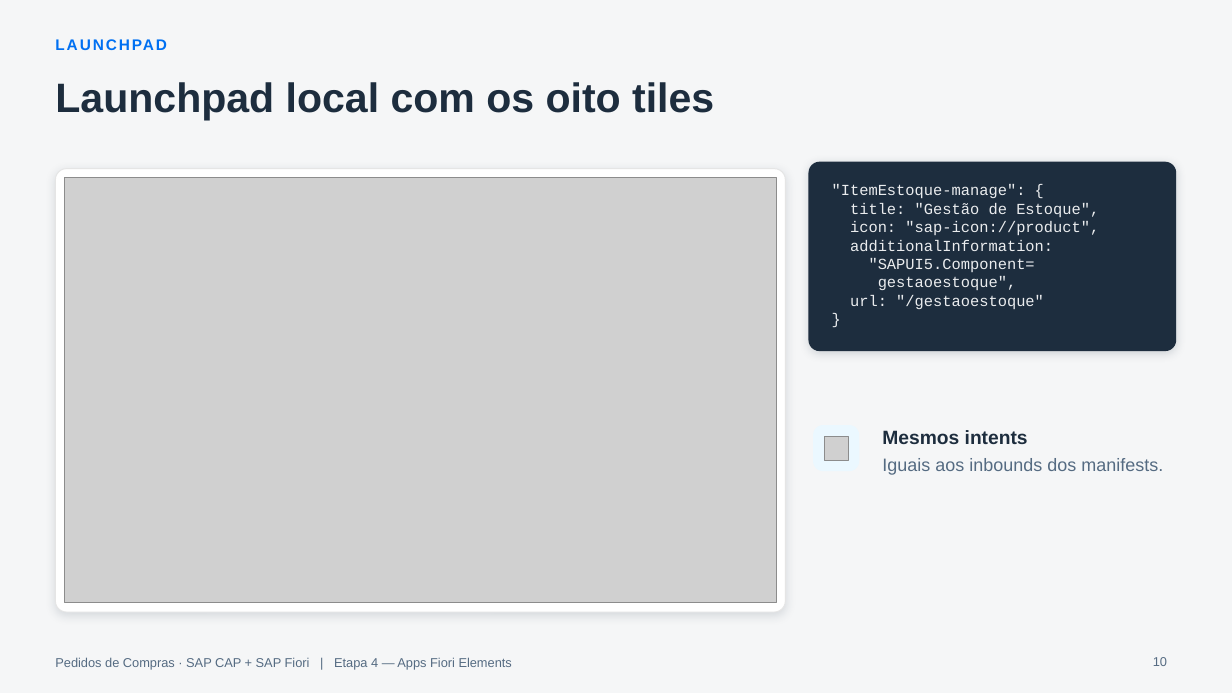
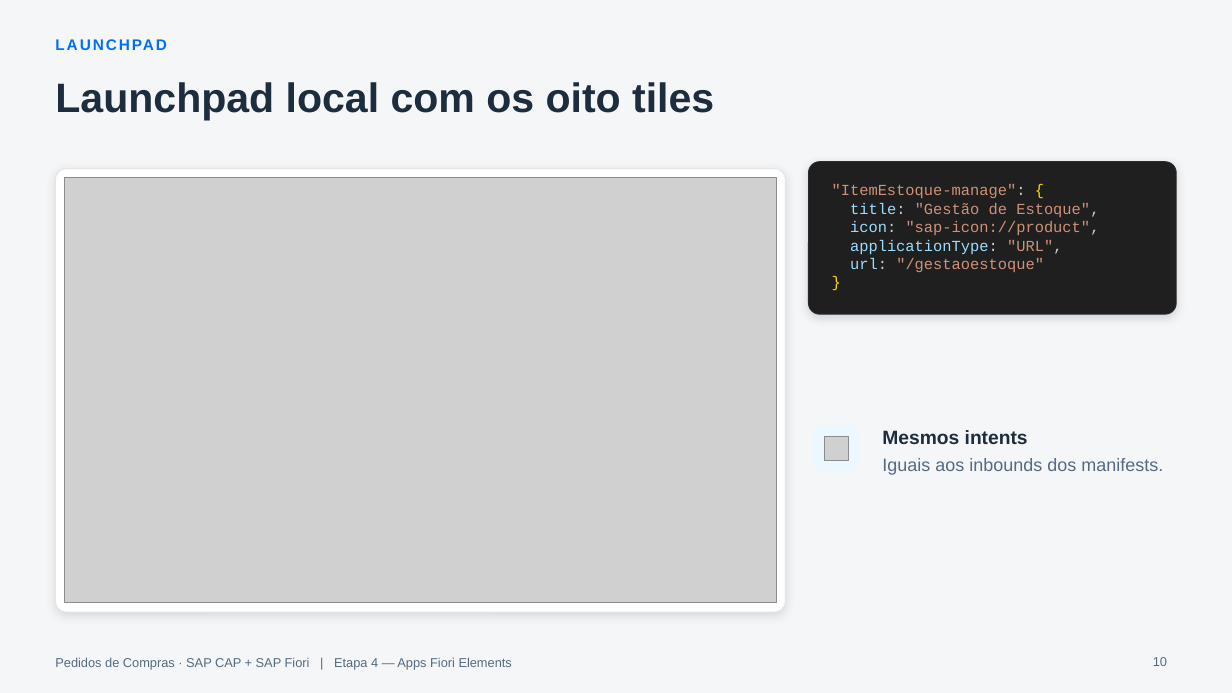
Before and after one commit to AdrianoBispo/sap-cap-nodejs-pedidos-de-compras-app, a slide deck: slide 10 of docs/apresentacoes/04-apps-fiori-elements.pptx. Drawn at 1232x693 pixels with LibreOffice and Linux fonts; fonts in the diff are those of the drawing; grey boxes stand for pictures. Boxes give left, top, right and bottom in pixels: in the first picture for what was removed or moved away, otherwise in the second. Text is boxed around its words. In the diff, an @@ line names an element or a change of style, - is before the commit and + after.

```diff
--- a/docs/apresentacoes/04-apps-fiori-elements.pptx
+++ b/docs/apresentacoes/04-apps-fiori-elements.pptx
@@ rounded rectangle: place and size @@
-rounded rectangle at <box>809,162,1177,351</box>
+rounded rectangle at <box>809,162,1177,314</box>
@@ rounded rectangle at <box>809,162,1177,314</box>: fill #1D2D3E to #1F1F1F; outline none to #2B2B2B 0.75 pt; proportions changed @@
@@ text at <box>832,184,1100,272</box>: text colour #EAECEE to #CE9178 in ""ItemEstoque-manage":", ""Gestão de Estoque",", ""sap-icon://product",", ""/gestaoestoque""; text colour #EAECEE to #CCCCCC in ""ItemEstoque-manage":", "title: Estoque",", "icon: "sap-icon://product",", "url:"; text colour #EAECEE to #FFD700 in "{", "}"; text colour #EAECEE to #9CDCFE in "title:", "icon:", "url:" @@
@@ text at <box>850,240,1062,255</box>: text changed; text colour #EAECEE to #9CDCFE @@
-additionalInformation:
-"SAPUI5.Component=
-gestaoestoque",
+applicationType: "URL",
```
Also in this commit, not shown: 5 other slides changed, 5 other files.
